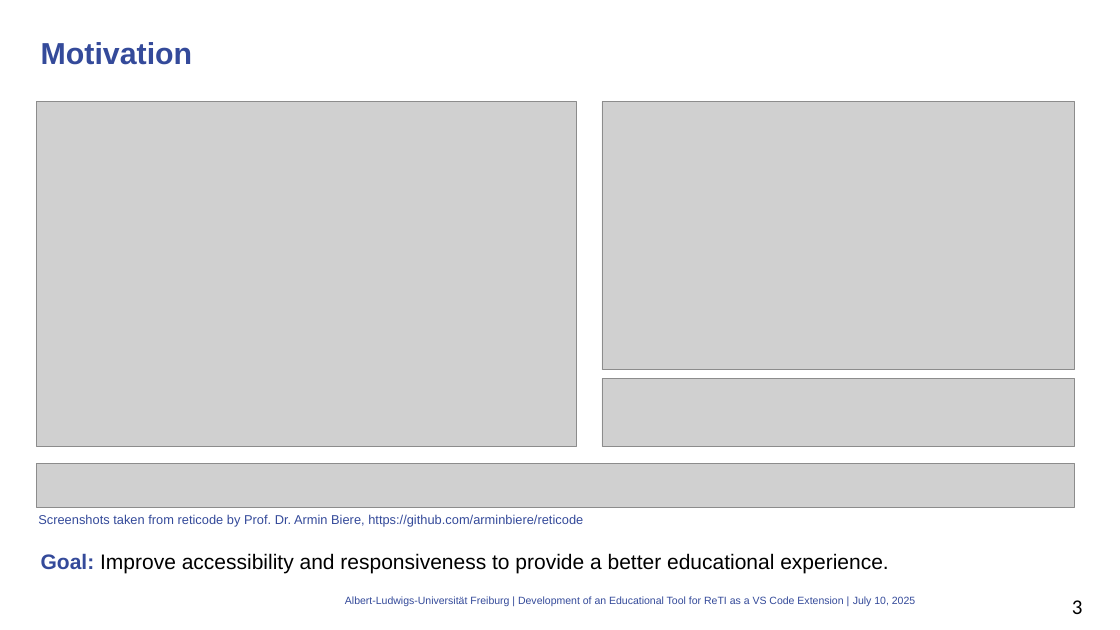
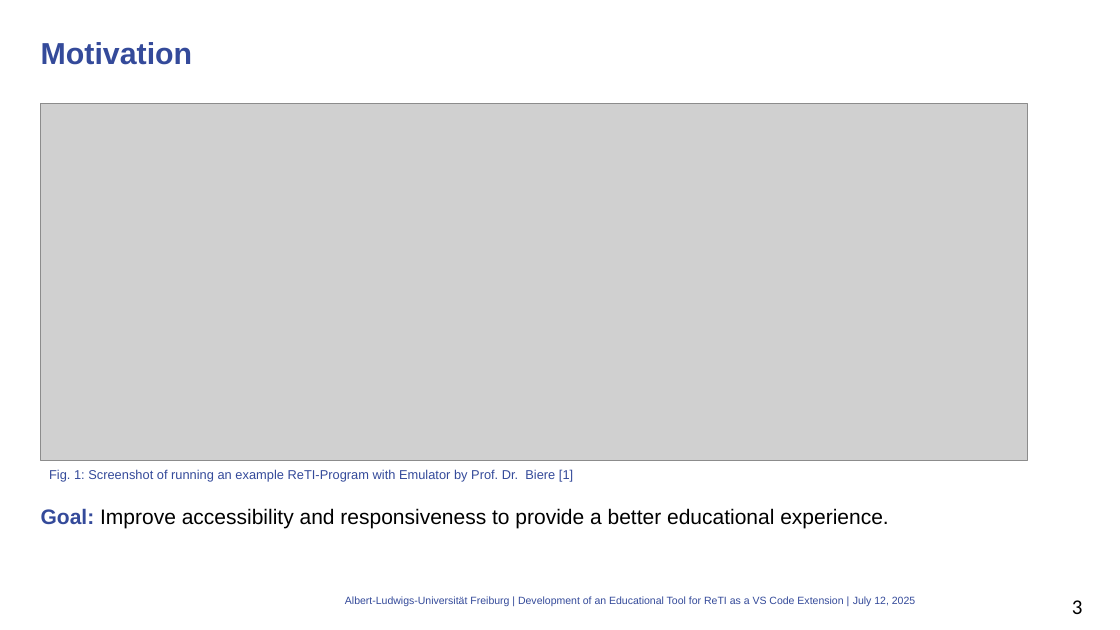
Before and after one commit to mlt279/vscode-reti, a slide deck: slide 3 of presentation/presentation.pptx. Drawn at 1120x630 pixels with LibreOffice and Linux fonts; fonts in the diff are those of the drawing; grey boxes stand for pictures; background and template pictures are left out. Boxes give left, top, right and bottom in pixels: in the first picture for what was removed or moved away, otherwise in the second. Text is boxed around its words. In the diff, an @@ line names an element or a change of style, - is before the commit and + after.

```diff
--- a/presentation/presentation.pptx
+++ b/presentation/presentation.pptx
@@ picture: place and size @@
-picture at [36, 102, 576, 447]
+picture at [40, 103, 1027, 460]
@@ picture removed at [602, 102, 1075, 370] @@
@@ picture removed at [602, 378, 1075, 446] @@
@@ picture removed at [36, 463, 1075, 507] @@
@@ text added at [49, 469, 573, 482], 11 pt, text #344A9A @@
+Fig. 1: Screenshot of running an example ReTI-Program with Emulator by Prof. Dr. Biere [1]
@@ text "Goal: Improve accessibility and responsiveness ...": place and size @@
-text "Goal: Improve accessibility and responsiveness ..." at [41, 553, 888, 573]
+text "Goal: Improve accessibility and responsiveness ..." at [41, 508, 888, 529]
@@ text removed at [38, 514, 583, 527] @@
-Screenshots taken from reticode by Prof. Dr. Armin Biere, https://github.com/arminbiere/reticode
@@ text at [853, 596, 915, 606]: text changed @@
-July 10, 2025
+July 12, 2025
```
Also in this commit, not shown: 13 other slides changed, 1 slide added.
